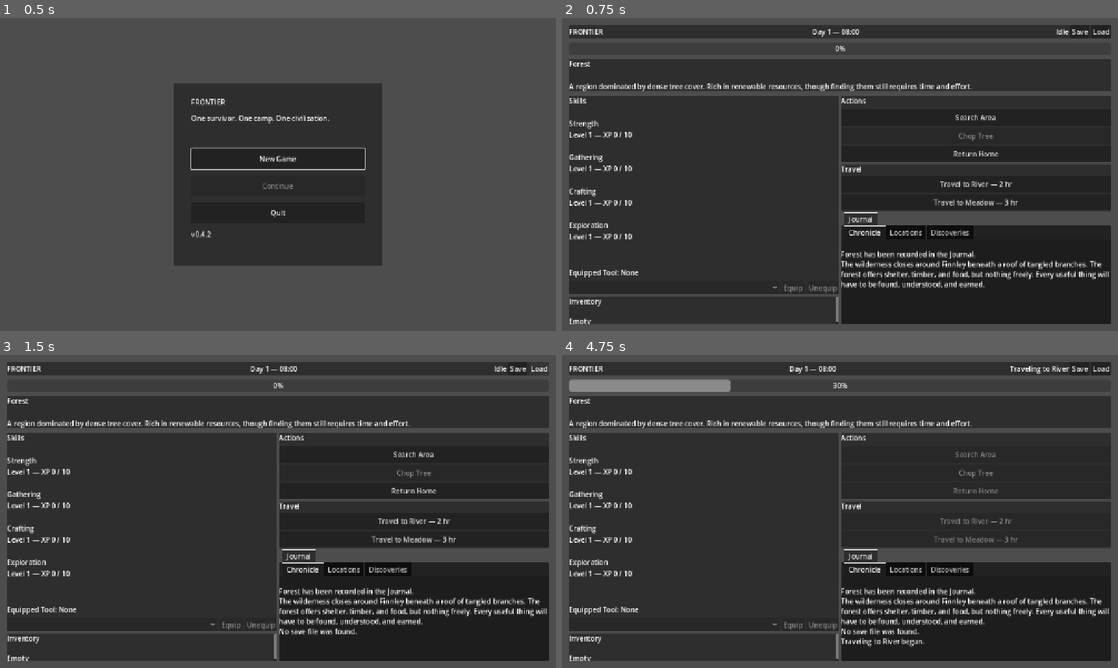
Above: before the commit, frames 1-4 (two rows, left to right).
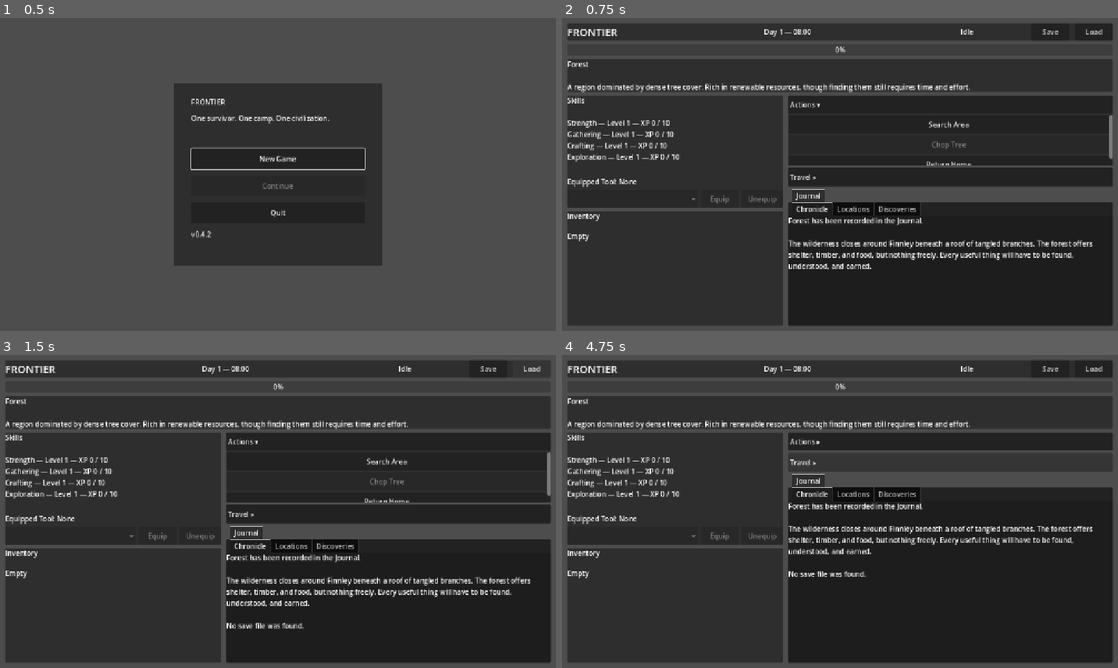
Above: after the commit, the same moments.

Repository: thegrundle-git/frontierthegame
Game: Godot game, scene res://scenes/ui/MainMenu.tscn
Two runs of this game, one before a commit and one after it. Both use one fixed random seed, a clock stepped at 60 frames per second and the inputs below.
Inputs (mouse positions are in pixels of both pictures, inside the frame that each line leads up to):
- Up to frame 1 (0.5 s): no input
- Up to frame 2 (0.75 s): click "New Game" at 0.5 s
- Up to frame 3 (1.5 s): click "Load" at 1.25 s
- Up to frame 4 (4.75 s): click (951, 442) at 2 s, where only the run after the commit has a clickable "Actions ▾"; click (951, 442) at 2.75 s, where only the run after the commit has a clickable "Actions ▸"; click (951, 514) at 3.5 s, where only the run after the commit has a clickable "Travel ▸"; click (951, 461) at 4.25 s, where only the run after the commit has a clickable "Travel ▾"

Frame 1 is identical in both runs. In frame 2, 17% of the frame differs, in the area x 1-99%, y 1-99%; in frame 3, 17%; in frame 4, 19%.

Commit message:
v0.5.4-alpha1 - Add interface foundation

Diff:
--- a/scenes/ui/GameUI.tscn
+++ b/scenes/ui/GameUI.tscn
@@ -20,24 +20,26 @@
 anchor_bottom = 1.0
 grow_horizontal = 2
 grow_vertical = 2
-theme_override_constants/margin_left = 16
-theme_override_constants/margin_top = 16
-theme_override_constants/margin_right = 16
-theme_override_constants/margin_bottom = 16
+theme_override_constants/margin_left = 12
+theme_override_constants/margin_top = 12
+theme_override_constants/margin_right = 12
+theme_override_constants/margin_bottom = 12
 
 [node name="MainLayout" type="VBoxContainer" parent="ScreenMargin" unique_id=1436810312]
 layout_mode = 2
-theme_override_constants/separation = 10
+theme_override_constants/separation = 8
 
 [node name="HeaderPanel" type="PanelContainer" parent="ScreenMargin/MainLayout" unique_id=523145342]
 layout_mode = 2
 
 [node name="HeaderLayout" type="HBoxContainer" parent="ScreenMargin/MainLayout/HeaderPanel" unique_id=461087498]
 layout_mode = 2
+theme_override_constants/separation = 12
 
 [node name="TitleLabel" type="Label" parent="ScreenMargin/MainLayout/HeaderPanel/HeaderLayout" unique_id=901055769]
 layout_mode = 2
 size_flags_horizontal = 3
+theme_override_font_sizes/font_size = 24
 text = "FRONTIER"
 
 [node name="TimeLabel" type="Label" parent="ScreenMargin/MainLayout/HeaderPanel/HeaderLayout" unique_id=83001577]
@@ -48,20 +50,25 @@
 
 [node name="CurrentActionLabel" type="Label" parent="ScreenMargin/MainLayout/HeaderPanel/HeaderLayout" unique_id=371326667]
 unique_name_in_owner = true
+custom_minimum_size = Vector2(150, 0)
 layout_mode = 2
 text = "Idle"
 
 [node name="SaveButton" type="Button" parent="ScreenMargin/MainLayout/HeaderPanel/HeaderLayout" unique_id=670213951]
-layout_mode = 2
+custom_minimum_size = Vector2(88, 40)
+layout_mode = 2
+tooltip_text = "Save the current game."
 text = "Save"
 
 [node name="LoadButton" type="Button" parent="ScreenMargin/MainLayout/HeaderPanel/HeaderLayout" unique_id=526972389]
-layout_mode = 2
+custom_minimum_size = Vector2(88, 40)
+layout_mode = 2
+tooltip_text = "Load the current save."
 text = "Load"
 
 [node name="ActionProgress" type="ProgressBar" parent="ScreenMargin/MainLayout" unique_id=1754371207]
 unique_name_in_owner = true
-custom_minimum_size = Vector2(0, 24)
+custom_minimum_size = Vector2(0, 20)
 layout_mode = 2
 
 [node name="LocationPanel" type="PanelContainer" parent="ScreenMargin/MainLayout" unique_id=922197224]
@@ -69,11 +76,13 @@
 
 [node name="LocationLayout" type="VBoxContainer" parent="ScreenMargin/MainLayout/LocationPanel" unique_id=962072177]
 layout_mode = 2
+theme_override_constants/separation = 8
 
 [node name="LocationLabel" type="Label" parent="ScreenMargin/MainLayout/LocationPanel/LocationLayout" unique_id=1013132934]
 unique_name_in_owner = true
 custom_minimum_size = Vector2(400, 0)
 layout_mode = 2
+theme_override_font_sizes/font_size = 16
 text = "Forest
 
 A dense stretch of untamed woodland."
@@ -82,10 +91,12 @@
 [node name="MiddleRow" type="HBoxContainer" parent="ScreenMargin/MainLayout" unique_id=724868924]
 layout_mode = 2
 size_flags_vertical = 3
+theme_override_constants/separation = 12
 
 [node name="LeftColumn" type="VBoxContainer" parent="ScreenMargin/MainLayout/MiddleRow" unique_id=435323539]
 layout_mode = 2
 size_flags_horizontal = 3
+theme_override_constants/separation = 8
 
 [node name="SurvivorPanel" type="PanelContainer" parent="ScreenMargin/MainLayout/MiddleRow/LeftColumn" unique_id=906880774]
 layout_mode = 2
@@ -115,21 +126,27 @@
 
 [node name="ToolSelector" type="OptionButton" parent="ScreenMargin/MainLayout/MiddleRow/LeftColumn/SurvivorPanel/SurvivorLayout/EquipmentControls" unique_id=1430706833]
 unique_name_in_owner = true
+custom_minimum_size = Vector2(0, 40)
 layout_mode = 2
 size_flags_horizontal = 3
 tooltip_text = "Choose an accessible tool to equip."
 
 [node name="EquipToolButton" type="Button" parent="ScreenMargin/MainLayout/MiddleRow/LeftColumn/SurvivorPanel/SurvivorLayout/EquipmentControls" unique_id=2056889999]
 unique_name_in_owner = true
-layout_mode = 2
+custom_minimum_size = Vector2(88, 40)
+layout_mode = 2
+tooltip_text = "Equip the selected tool."
 text = "Equip"
 
 [node name="UnequipToolButton" type="Button" parent="ScreenMargin/MainLayout/MiddleRow/LeftColumn/SurvivorPanel/SurvivorLayout/EquipmentControls" unique_id=145721423]
 unique_name_in_owner = true
-layout_mode = 2
+custom_minimum_size = Vector2(96, 40)
+layout_mode = 2
+tooltip_text = "Return the equipped tool to the pack."
 text = "Unequip"
 
 [node name="InventoryPanel" type="PanelContainer" parent="ScreenMargin/MainLayout/MiddleRow/LeftColumn" unique_id=375295770]
+custom_minimum_size = Vector2(320, 150)
 layout_mode = 2
 size_flags_vertical = 3
 
@@ -140,44 +157,91 @@
 [node name="InventoryLabel" type="RichTextLabel" parent="ScreenMargin/MainLayout/MiddleRow/LeftColumn/InventoryPanel/InventoryLayout" unique_id=1901707611]
 unique_name_in_owner = true
 layout_mode = 2
+size_flags_horizontal = 3
 size_flags_vertical = 3
 
 [node name="RightColumn" type="VBoxContainer" parent="ScreenMargin/MainLayout/MiddleRow" unique_id=2073829759]
 layout_mode = 2
 size_flags_horizontal = 3
-
-[node name="ActionsPanel" type="PanelContainer" parent="ScreenMargin/MainLayout/MiddleRow/RightColumn" unique_id=1943840883]
-layout_mode = 2
-
-[node name="ActionsLayout" type="VBoxContainer" parent="ScreenMargin/MainLayout/MiddleRow/RightColumn/ActionsPanel" unique_id=763711668]
-layout_mode = 2
-theme_override_constants/separation = 8
-
-[node name="ActionsTitle" type="Label" parent="ScreenMargin/MainLayout/MiddleRow/RightColumn/ActionsPanel/ActionsLayout" unique_id=1942218701]
-layout_mode = 2
-text = "Actions"
-
-[node name="ActionList" type="VBoxContainer" parent="ScreenMargin/MainLayout/MiddleRow/RightColumn/ActionsPanel/ActionsLayout" unique_id=1529068601]
-unique_name_in_owner = true
-layout_mode = 2
-
-[node name="TravelPanel" type="PanelContainer" parent="ScreenMargin/MainLayout/MiddleRow/RightColumn" unique_id=1056504366]
-layout_mode = 2
-
-[node name="TravelLayout" type="VBoxContainer" parent="ScreenMargin/MainLayout/MiddleRow/RightColumn/TravelPanel" unique_id=1701085096]
-layout_mode = 2
-
-[node name="TravelTitle" type="Label" parent="ScreenMargin/MainLayout/MiddleRow/RightColumn/TravelPanel/TravelLayout" unique_id=1896659793]
-layout_mode = 2
-text = "Travel"
-
-[node name="TravelList" type="VBoxContainer" parent="ScreenMargin/MainLayout/MiddleRow/RightColumn/TravelPanel/TravelLayout" unique_id=1482779917]
-unique_name_in_owner = true
-layout_mode = 2
+size_flags_stretch_ratio = 1.5
+theme_override_constants/separation = 6
+
+[node name="UpperRightRegion" type="VBoxContainer" parent="ScreenMargin/MainLayout/MiddleRow/RightColumn"]
+unique_name_in_owner = true
+custom_minimum_size = Vector2(0, 160)
+layout_mode = 2
+size_flags_vertical = 3
+size_flags_stretch_ratio = 4.0
+theme_override_constants/separation = 6
+
+[node name="ActionsPanel" type="PanelContainer" parent="ScreenMargin/MainLayout/MiddleRow/RightColumn/UpperRightRegion" unique_id=1943840883]
+unique_name_in_owner = true
+layout_mode = 2
+size_flags_vertical = 3
+
+[node name="ActionsLayout" type="VBoxContainer" parent="ScreenMargin/MainLayout/MiddleRow/RightColumn/UpperRightRegion/ActionsPanel" unique_id=763711668]
+layout_mode = 2
+theme_override_constants/separation = 4
+
+[node name="ActionsToggleButton" type="Button" parent="ScreenMargin/MainLayout/MiddleRow/RightColumn/UpperRightRegion/ActionsPanel/ActionsLayout" unique_id=1942218701]
+unique_name_in_owner = true
+custom_minimum_size = Vector2(0, 42)
+layout_mode = 2
+size_flags_horizontal = 3
+focus_mode = 2
+tooltip_text = "Collapse Actions"
+text = "Actions ▾"
+alignment = 0
+
+[node name="ActionsContentScroll" type="ScrollContainer" parent="ScreenMargin/MainLayout/MiddleRow/RightColumn/UpperRightRegion/ActionsPanel/ActionsLayout"]
+unique_name_in_owner = true
+layout_mode = 2
+size_flags_vertical = 3
+horizontal_scroll_mode = 0
+
+[node name="ActionList" type="VBoxContainer" parent="ScreenMargin/MainLayout/MiddleRow/RightColumn/UpperRightRegion/ActionsPanel/ActionsLayout/ActionsContentScroll" unique_id=1529068601]
+unique_name_in_owner = true
+layout_mode = 2
+size_flags_horizontal = 3
+theme_override_constants/separation = 4
+
+[node name="TravelPanel" type="PanelContainer" parent="ScreenMargin/MainLayout/MiddleRow/RightColumn/UpperRightRegion" unique_id=1056504366]
+unique_name_in_owner = true
+layout_mode = 2
+size_flags_vertical = 0
+
+[node name="TravelLayout" type="VBoxContainer" parent="ScreenMargin/MainLayout/MiddleRow/RightColumn/UpperRightRegion/TravelPanel" unique_id=1701085096]
+layout_mode = 2
+theme_override_constants/separation = 4
+
+[node name="TravelToggleButton" type="Button" parent="ScreenMargin/MainLayout/MiddleRow/RightColumn/UpperRightRegion/TravelPanel/TravelLayout" unique_id=1896659793]
+unique_name_in_owner = true
+custom_minimum_size = Vector2(0, 42)
+layout_mode = 2
+size_flags_horizontal = 3
+focus_mode = 2
+tooltip_text = "Expand Travel"
+text = "Travel ▸"
+alignment = 0
+
+[node name="TravelContentScroll" type="ScrollContainer" parent="ScreenMargin/MainLayout/MiddleRow/RightColumn/UpperRightRegion/TravelPanel/TravelLayout"]
+unique_name_in_owner = true
+visible = false
+layout_mode = 2
+size_flags_vertical = 3
+horizontal_scroll_mode = 0
+
+[node name="TravelList" type="VBoxContainer" parent="ScreenMargin/MainLayout/MiddleRow/RightColumn/UpperRightRegion/TravelPanel/TravelLayout/TravelContentScroll" unique_id=1482779917]
+unique_name_in_owner = true
+layout_mode = 2
+size_flags_horizontal = 3
+theme_override_constants/separation = 4
 
 [node name="DetailTabs" type="TabContainer" parent="ScreenMargin/MainLayout/MiddleRow/RightColumn" unique_id=314125264]
-layout_mode = 2
-size_flags_vertical = 3
+custom_minimum_size = Vector2(0, 260)
+layout_mode = 2
+size_flags_vertical = 3
+size_flags_stretch_ratio = 6.0
 current_tab = 0
 
 [node name="Journal" type="PanelContainer" parent="ScreenMargin/MainLayout/MiddleRow/RightColumn/DetailTabs" unique_id=1891697158]
@@ -188,36 +252,49 @@
 [node name="JournalTabs" type="TabContainer" parent="ScreenMargin/MainLayout/MiddleRow/RightColumn/DetailTabs/Journal" unique_id=848680813]
 unique_name_in_owner = true
 layout_mode = 2
+size_flags_vertical = 3
 current_tab = 0
 
 [node name="Chronicle" type="MarginContainer" parent="ScreenMargin/MainLayout/MiddleRow/RightColumn/DetailTabs/Journal/JournalTabs" unique_id=2021029852]
 layout_mode = 2
+size_flags_vertical = 3
 metadata/_tab_index = 0
 
 [node name="EventLog" type="RichTextLabel" parent="ScreenMargin/MainLayout/MiddleRow/RightColumn/DetailTabs/Journal/JournalTabs/Chronicle" unique_id=606803694]
 unique_name_in_owner = true
 layout_mode = 2
+size_flags_horizontal = 3
+size_flags_vertical = 3
+focus_mode = 2
+theme_override_constants/line_separation = 3
 scroll_following = true
+selection_enabled = true
 
 [node name="Locations" type="MarginContainer" parent="ScreenMargin/MainLayout/MiddleRow/RightColumn/DetailTabs/Journal/JournalTabs" unique_id=1193564463]
 visible = false
 layout_mode = 2
+size_flags_vertical = 3
 metadata/_tab_index = 1
 
 [node name="LocationsLog" type="RichTextLabel" parent="ScreenMargin/MainLayout/MiddleRow/RightColumn/DetailTabs/Journal/JournalTabs/Locations" unique_id=1351369458]
 unique_name_in_owner = true
 layout_mode = 2
+size_flags_horizontal = 3
+size_flags_vertical = 3
 bbcode_enabled = true
 text = "No locations recorded."
 
 [node name="Discoveries" type="MarginContainer" parent="ScreenMargin/MainLayout/MiddleRow/RightColumn/DetailTabs/Journal/JournalTabs" unique_id=1940248824]
 visible = false
 layout_mode = 2
+size_flags_vertical = 3
 metadata/_tab_index = 2
 
 [node name="DiscoveriesLog" type="RichTextLabel" parent="ScreenMargin/MainLayout/MiddleRow/RightColumn/DetailTabs/Journal/JournalTabs/Discoveries" unique_id=220362884]
 unique_name_in_owner = true
 layout_mode = 2
+size_flags_horizontal = 3
+size_flags_vertical = 3
 bbcode_enabled = true
 text = "No discoveries recorded."
 
@@ -225,11 +302,14 @@
 unique_name_in_owner = true
 visible = false
 layout_mode = 2
+size_flags_vertical = 3
 metadata/_tab_index = 3
 
 [node name="LandmarksLog" type="RichTextLabel" parent="ScreenMargin/MainLayout/MiddleRow/RightColumn/DetailTabs/Journal/JournalTabs/Landmarks" unique_id=836744476]
 unique_name_in_owner = true
 layout_mode = 2
+size_flags_horizontal = 3
+size_flags_vertical = 3
 bbcode_enabled = true
 text = "No landmarks recorded."
 
@@ -245,25 +325,37 @@
 mouse_filter = 0
 
 [node name="EventPanel" type="PanelContainer" parent="EventOverlay" unique_id=2025741291]
-custom_minimum_size = Vector2(500, 300)
-layout_mode = 2
+custom_minimum_size = Vector2(520, 320)
+layout_mode = 2
+size_flags_vertical = 3
 
 [node name="EventLayout" type="VBoxContainer" parent="EventOverlay/EventPanel" unique_id=706928194]
 layout_mode = 2
+theme_override_constants/separation = 12
 
 [node name="EventTitle" type="Label" parent="EventOverlay/EventPanel/EventLayout" unique_id=2047442061]
 unique_name_in_owner = true
 layout_mode = 2
-
-[node name="EventBody" type="Label" parent="EventOverlay/EventPanel/EventLayout" unique_id=22556129]
+theme_override_font_sizes/font_size = 22
+
+[node name="EventBodyScroll" type="ScrollContainer" parent="EventOverlay/EventPanel/EventLayout" unique_id=47278620]
+custom_minimum_size = Vector2(0, 140)
+layout_mode = 2
+size_flags_vertical = 3
+horizontal_scroll_mode = 0
+
+[node name="EventBody" type="Label" parent="EventOverlay/EventPanel/EventLayout/EventBodyScroll" unique_id=22556129]
 unique_name_in_owner = true
 custom_minimum_size = Vector2(440, 0)
 layout_mode = 2
+size_flags_horizontal = 3
+size_flags_vertical = 0
 autowrap_mode = 3
 
 [node name="EventOptions" type="VBoxContainer" parent="EventOverlay/EventPanel/EventLayout" unique_id=202600490]
 unique_name_in_owner = true
 layout_mode = 2
+theme_override_constants/separation = 8
 
 [node name="Crafting" type="PanelContainer" parent="." unique_id=12433698]
 unique_name_in_owner = true
@@ -305,13 +397,13 @@
 
 [node name="CraftButton" type="Button" parent="Crafting/CraftingCenter/CraftingPanel/CraftingLayout" unique_id=2007992763]
 unique_name_in_owner = true
-custom_minimum_size = Vector2(0, 38)
+custom_minimum_size = Vector2(0, 42)
 layout_mode = 2
 text = "Craft Stone Axe"
 
 [node name="BackToHomeButton" type="Button" parent="Crafting/CraftingCenter/CraftingPanel/CraftingLayout" unique_id=210938268]
 unique_name_in_owner = true
-custom_minimum_size = Vector2(0, 38)
+custom_minimum_size = Vector2(0, 42)
 layout_mode = 2
 text = "Back to Home"
 
--- a/scripts/ui/GameUI.gd
+++ b/scripts/ui/GameUI.gd
@@ -1,4 +1,9 @@
 extends Control
+
+
+const INTERACTIVE_CONTROL_MINIMUM_HEIGHT := 42.0
+const EVENT_SEPARATOR := "────────────────────────"
+const ACCORDION_OPEN_MINIMUM_HEIGHT := 160.0
 
 
 
@@ -23,6 +28,13 @@
 
 @onready var action_list: VBoxContainer = %ActionList
 @onready var travel_list: VBoxContainer = %TravelList
+@onready var upper_right_region: VBoxContainer = %UpperRightRegion
+@onready var actions_panel: PanelContainer = %ActionsPanel
+@onready var travel_panel: PanelContainer = %TravelPanel
+@onready var actions_content_scroll: ScrollContainer = %ActionsContentScroll
+@onready var travel_content_scroll: ScrollContainer = %TravelContentScroll
+@onready var actions_toggle_button: Button = %ActionsToggleButton
+@onready var travel_toggle_button: Button = %TravelToggleButton
 
 @onready var recipe_label: Label = %RecipeLabel
 @onready var craft_button: Button = %CraftButton
@@ -43,9 +55,21 @@
 var world_action_buttons: Dictionary = {}
 var travel_buttons: Dictionary = {}
 var return_home_button: Button
+var actions_expanded: bool = true
+var travel_expanded: bool = false
 
 func _ready() -> void:
 	GameManager.game_ui = self
+
+	actions_toggle_button.pressed.connect(
+		_on_actions_toggle_pressed
+	)
+
+	travel_toggle_button.pressed.connect(
+		_on_travel_toggle_pressed
+	)
+
+	_update_accordion_visual_state()
 
 	equip_tool_button.pressed.connect(
 		_on_equip_tool_pressed
@@ -118,6 +142,73 @@
 	back_to_home_button.pressed.connect(
 		_on_back_to_home_pressed
 )
+
+
+func _on_actions_toggle_pressed() -> void:
+	actions_expanded = not actions_expanded
+
+	if actions_expanded:
+		travel_expanded = false
+
+	_update_accordion_visual_state()
+
+
+func _on_travel_toggle_pressed() -> void:
+	travel_expanded = not travel_expanded
+
+	if travel_expanded:
+		actions_expanded = false
+
+	_update_accordion_visual_state()
+
+
+func _update_accordion_visual_state() -> void:
+	actions_content_scroll.visible = actions_expanded
+	travel_content_scroll.visible = travel_expanded
+	actions_panel.size_flags_vertical = (
+		Control.SIZE_EXPAND_FILL
+		if actions_expanded
+		else Control.SIZE_SHRINK_BEGIN
+	)
+	travel_panel.size_flags_vertical = (
+		Control.SIZE_EXPAND_FILL
+		if travel_expanded
+		else Control.SIZE_SHRINK_BEGIN
+	)
+
+	actions_toggle_button.text = (
+		"Actions ▾" if actions_expanded else "Actions ▸"
+	)
+	actions_toggle_button.tooltip_text = (
+		"Collapse Actions"
+		if actions_expanded
+		else "Expand Actions"
+	)
+
+	travel_toggle_button.text = (
+		"Travel ▾" if travel_expanded else "Travel ▸"
+	)
+	travel_toggle_button.tooltip_text = (
+		"Collapse Travel"
+		if travel_expanded
+		else "Expand Travel"
+	)
+
+	var has_open_section := (
+		actions_expanded or travel_expanded
+	)
+	upper_right_region.custom_minimum_size.y = (
+		ACCORDION_OPEN_MINIMUM_HEIGHT
+		if has_open_section
+		else 0.0
+	)
+	upper_right_region.size_flags_vertical = (
+		Control.SIZE_EXPAND_FILL
+		if has_open_section
+		else Control.SIZE_SHRINK_BEGIN
+	)
+
+
 func refresh_all() -> void:
 	update_survivor()
 	update_location()
@@ -142,14 +233,22 @@
 
 
 func add_event(event_text: String) -> void:
+	var existing_text := event_log.get_parsed_text()
+	var has_existing_entries := not existing_text.is_empty()
+
 	if event_text.is_empty():
-		event_log.append_text(
-			"\n────────────────────────\n"
-		)
+		if has_existing_entries:
+			event_log.append_text(
+				"\n\n" + EVENT_SEPARATOR + "\n"
+			)
 	else:
-		event_log.append_text(
-			"\n" + event_text
-		)
+		if (
+			has_existing_entries
+			and not existing_text.ends_with("\n")
+		):
+			event_log.append_text("\n\n")
+
+		event_log.append_text(event_text)
 
 	var last_line: int = maxi(
 		event_log.get_line_count() - 1,
@@ -184,7 +283,10 @@
 
 		button.text = action.display_name
 		button.tooltip_text = action.description
-		button.custom_minimum_size.y = 38
+		button.custom_minimum_size.y = (
+			INTERACTIVE_CONTROL_MINIMUM_HEIGHT
+		)
+		button.focus_mode = Control.FOCUS_ALL
 
 		button.pressed.connect(
 			_on_world_action_pressed.bind(
@@ -201,7 +303,10 @@
 	return_home_button.tooltip_text = (
 		"Return to the safety of home."
 	)
-	return_home_button.custom_minimum_size.y = 38
+	return_home_button.custom_minimum_size.y = (
+		INTERACTIVE_CONTROL_MINIMUM_HEIGHT
+	)
+	return_home_button.focus_mode = Control.FOCUS_ALL
 
 	return_home_button.pressed.connect(
 		_on_return_home_pressed
@@ -269,7 +374,10 @@
 		)
 
 		button.tooltip_text = connection.description
-		button.custom_minimum_size.y = 38
+		button.custom_minimum_size.y = (
+			INTERACTIVE_CONTROL_MINIMUM_HEIGHT
+		)
+		button.focus_mode = Control.FOCUS_ALL
 
 		button.pressed.connect(
 			_on_travel_pressed.bind(
@@ -463,13 +571,13 @@
 	for skill: SkillProgress in survivor.get_all_skills():
 		skill_text += (
 			skill.display_name
-			+ "\nLevel "
+			+ " — Level "
 			+ str(skill.level)
 			+ " — XP "
 			+ str(skill.xp)
 			+ " / "
 			+ str(skill.get_xp_needed())
-			+ "\n\n"
+			+ "\n"
 		)
 
 	skills_label.text = skill_text
@@ -763,7 +871,10 @@
 
 	recipe_selector = OptionButton.new()
 	recipe_selector.name = "RecipeSelector"
-	recipe_selector.custom_minimum_size.y = 38
+	recipe_selector.custom_minimum_size.y = (
+		INTERACTIVE_CONTROL_MINIMUM_HEIGHT
+	)
+	recipe_selector.focus_mode = Control.FOCUS_ALL
 
 	recipe_selector.item_selected.connect(
 		_on_recipe_selected
@@ -1129,7 +1240,10 @@
 		var button := Button.new()
 
 		button.text = option.display_text
-		button.custom_minimum_size.y = 42
+		button.custom_minimum_size.y = (
+			INTERACTIVE_CONTROL_MINIMUM_HEIGHT
+		)
+		button.focus_mode = Control.FOCUS_ALL
 
 		button.pressed.connect(
 			_on_event_option_pressed.bind(
Not shown, changed: export_presets.cfg
Not shown, added: AGENTS.md
Not shown, changed: README.md
Not shown, changed: docs/CHANGELOG.md
Not shown, changed: docs/DESIGN_PILLARS.md
Not shown, changed: docs/PROJECT_SNAPSHOT.md
Not shown, changed: docs/TODO.md
